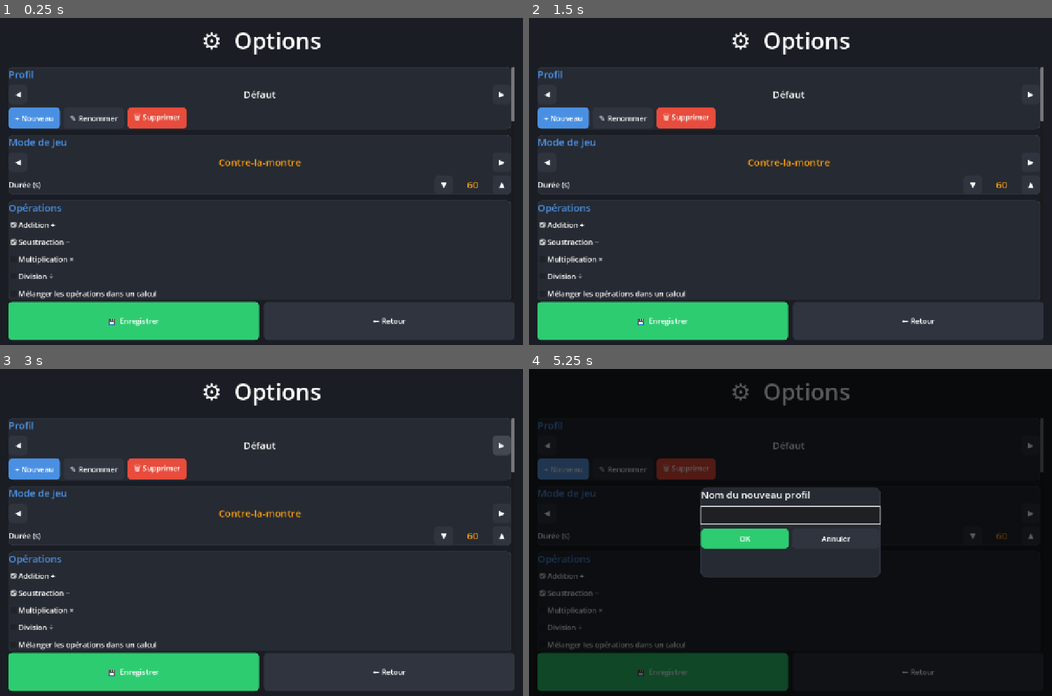
Above: before the commit, frames 1-4 (two rows, left to right).
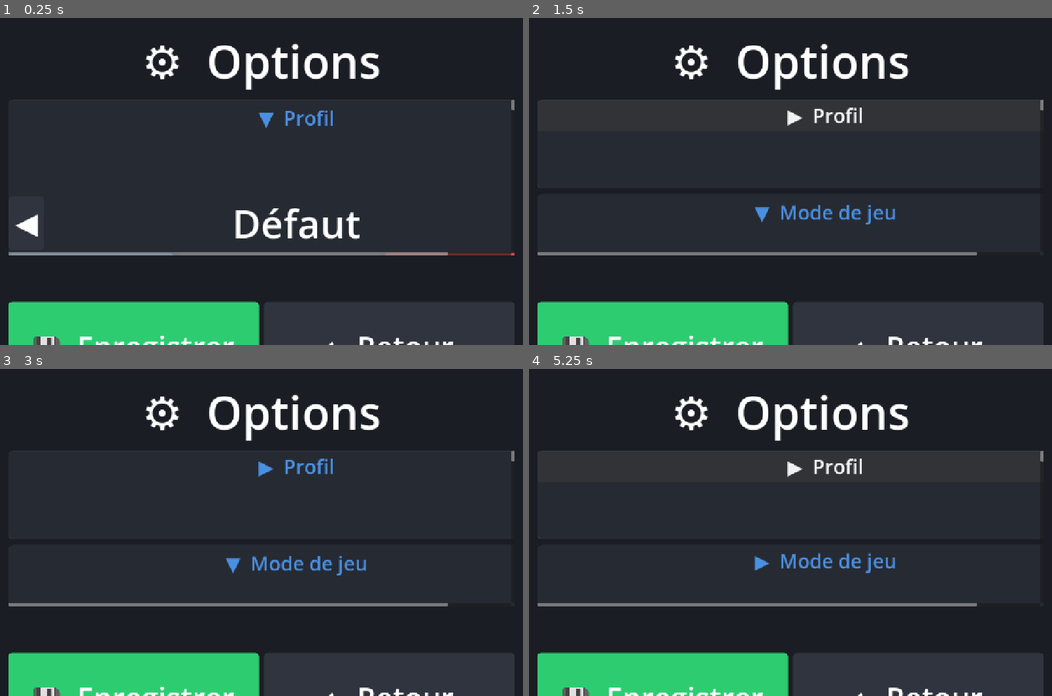
Above: after the commit, the same moments.

Repository: lebienflorian-cmd/Calcul-Mental-Godot-Android
Game: Godot game, scene res://scenes/OptionsScene.tscn
Two runs of this game, one before a commit and one after it. Both use one fixed random seed, a clock stepped at 60 frames per second and the inputs below. This scene is started directly instead of the project's main scene.
Inputs (mouse positions are in pixels of both pictures, inside the frame that each line leads up to):
- Up to frame 1 (0.25 s): no input
- Up to frame 2 (1.5 s): click "◀" at 0.5 s; click (827, 119) at 1.25 s, where only the run after the commit has a clickable "▼ Profil"
- Up to frame 3 (3 s): click (298, 467) at 2 s, where only the run after the commit has a clickable "▶ Profil"; click (502, 444) at 2.75 s, where only the run before the commit has a clickable "▶"
- Up to frame 4 (5.25 s): click (827, 561) at 3.5 s, where only the run after the commit has a clickable "▼ Mode de jeu"; click (827, 561) at 4.25 s, where only the run after the commit has a clickable "▶ Mode de jeu"; click (565, 470) at 5 s, where only the run before the commit has a clickable "+ Nouveau"

The runs differ from the first frame. In frame 1, 9.7% of the frame differs, in the area x 1-99%, y 4-100%; in frame 2, 9.3%; in frame 3, 9.2%; in frame 4, 53%.

Commit message:
Improve Android navigation/back behavior and mobile UI scaling

Diff:
--- a/scripts/autoload/scene_router.gd
+++ b/scripts/autoload/scene_router.gd
@@ -8,6 +8,8 @@
 var _fade_layer: CanvasLayer
 var _fade_rect: ColorRect
 var _busy := false
+var _history: Array[String] = []
+var _current_scene: String = ""
 
 func _ready() -> void:
 	_fade_layer = CanvasLayer.new()
@@ -21,6 +23,17 @@
 	_fade_layer.add_child(_fade_rect)
 
 func goto(scene_path: String) -> void:
+	if _current_scene != "" and _current_scene != scene_path:
+		_history.append(_current_scene)
+	_change_scene(scene_path)
+
+func back(fallback_scene: String = "res://scenes/MainMenu.tscn") -> void:
+	var target := fallback_scene
+	if not _history.is_empty():
+		target = _history.pop_back()
+	_change_scene(target)
+
+func _change_scene(scene_path: String) -> void:
 	if _busy: return
 	_busy = true
 	# Fade in (vers noir)
@@ -28,6 +41,7 @@
 	tw.tween_property(_fade_rect, "color", Color(0, 0, 0, 1), FADE_DURATION)
 	await tw.finished
 	get_tree().change_scene_to_file(scene_path)
+	_current_scene = scene_path
 	# Fade out (depuis noir)
 	await get_tree().create_timer(0.05).timeout
 	var tw2 := create_tween()
--- a/scripts/scenes/end_scene.gd
+++ b/scripts/scenes/end_scene.gd
@@ -85,7 +85,7 @@
 	bottom.add_child(options)
 
 	var menu := _make_btn("🏠  Menu", ThemeManager.SURFACE_2, func():
-		SceneRouter.goto("res://scenes/MainMenu.tscn")
+		SceneRouter.back("res://scenes/MainMenu.tscn")
 	)
 	menu.size_flags_horizontal = Control.SIZE_EXPAND_FILL
 	bottom.add_child(menu)
@@ -278,8 +278,8 @@
 	elif event is InputEventKey and event.pressed:
 		if event.keycode == KEY_ESCAPE or event.keycode == KEY_BACK:
 			get_viewport().set_input_as_handled()
-			SceneRouter.goto("res://scenes/MainMenu.tscn")
+			SceneRouter.back("res://scenes/MainMenu.tscn")
 
 func _notification(what: int) -> void:
 	if what == NOTIFICATION_WM_GO_BACK_REQUEST:
-		SceneRouter.goto("res://scenes/MainMenu.tscn")
+		SceneRouter.back("res://scenes/MainMenu.tscn")
--- a/scripts/scenes/game_scene.gd
+++ b/scripts/scenes/game_scene.gd
@@ -94,15 +94,17 @@
 
 	top_label = Label.new()
 	top_label.add_theme_color_override("font_color", ThemeManager.TEXT)
-	top_label.add_theme_font_size_override("font_size", ThemeManager.scaled_i(ThemeManager.FONT_MED))
+	top_label.add_theme_font_size_override("font_size", ThemeManager.scaled_i(ThemeManager.FONT_LARGE * 2))
 	top_label.size_flags_horizontal = Control.SIZE_EXPAND_FILL
 	top_label.vertical_alignment = VERTICAL_ALIGNMENT_CENTER
+	top_label.horizontal_alignment = HORIZONTAL_ALIGNMENT_CENTER
 	top_hb.add_child(top_label)
 
 	top_right_label = Label.new()
 	top_right_label.add_theme_color_override("font_color", ThemeManager.ACCENT_2)
-	top_right_label.add_theme_font_size_override("font_size", ThemeManager.scaled_i(ThemeManager.FONT_LARGE))
+	top_right_label.add_theme_font_size_override("font_size", ThemeManager.scaled_i(ThemeManager.FONT_LARGE * 2))
 	top_right_label.vertical_alignment = VERTICAL_ALIGNMENT_CENTER
+	top_right_label.position.x -= 24
 	top_hb.add_child(top_right_label)
 
 	# Panneau calcul — premier tiers de l'écran (sous la barre)
@@ -125,7 +127,7 @@
 	var hdr := Label.new()
 	hdr.text = "Calculez mentalement :"
 	hdr.add_theme_color_override("font_color", ThemeManager.TEXT_DIM)
-	hdr.add_theme_font_size_override("font_size", ThemeManager.scaled_i(ThemeManager.FONT_SMALL))
+	hdr.add_theme_font_size_override("font_size", ThemeManager.scaled_i(ThemeManager.FONT_MED))
 	hdr.horizontal_alignment = HORIZONTAL_ALIGNMENT_CENTER
 	calc_vb.add_child(hdr)
 
@@ -274,7 +276,7 @@
 	hint_label.offset_bottom = -8
 	hint_label.text = "Entrée : valider — ‖ : pause"
 	hint_label.add_theme_color_override("font_color", ThemeManager.TEXT_DIM)
-	hint_label.add_theme_font_size_override("font_size", ThemeManager.scaled_i(ThemeManager.FONT_SMALL))
+	hint_label.add_theme_font_size_override("font_size", ThemeManager.scaled_i(ThemeManager.FONT_MED))
 	add_child(hint_label)
 
 # ============================================================
@@ -489,4 +491,4 @@
 func _notification(what: int) -> void:
 	if what == NOTIFICATION_WM_GO_BACK_REQUEST:
 		if pause_overlay != null: return
-		_on_pause()
+		SceneRouter.back("res://scenes/MainMenu.tscn")
--- a/scripts/scenes/main_menu.gd
+++ b/scripts/scenes/main_menu.gd
@@ -33,8 +33,8 @@
 	root.anchor_bottom = 1.0
 	root.offset_left = margin
 	root.offset_right = -margin
-	root.offset_top = 60
-	root.offset_bottom = -40
+	root.offset_top = maxf(120.0, get_viewport_rect().size.y * 0.12)
+	root.offset_bottom = -maxf(40.0, get_viewport_rect().size.y * 0.06)
 	root.add_theme_constant_override("separation", 14)
 	add_child(root)
 
@@ -42,14 +42,10 @@
 	_title_label = Label.new()
 	_title_label.text = "🧮  Calcul Mental"
 	_title_label.add_theme_color_override("font_color", ThemeManager.TEXT)
-	_title_label.add_theme_font_size_override("font_size", ThemeManager.scaled_i(ThemeManager.FONT_TITLE))
+	_title_label.add_theme_font_size_override("font_size", ThemeManager.scaled_i(ThemeManager.FONT_TITLE * 3))
 	_title_label.horizontal_alignment = HORIZONTAL_ALIGNMENT_CENTER
 	root.add_child(_title_label)
-
-	# Espacement
-	var spacer := Control.new()
-	spacer.custom_minimum_size = Vector2(0, 20)
-	root.add_child(spacer)
+	root.add_spacer(true)
 
 	# Boutons principaux
 	_add_menu_button(root, "▶  Jouer",          ThemeManager.ACCENT,   _on_play)
@@ -85,9 +81,9 @@
 func _add_menu_button(parent: Node, label: String, color: Color, cb: Callable) -> Button:
 	var b := Button.new()
 	b.text = label
-	b.custom_minimum_size = Vector2(0, 64)
+	b.custom_minimum_size = Vector2(0, 160)
 	b.add_theme_color_override("font_color", ThemeManager.TEXT)
-	b.add_theme_font_size_override("font_size", ThemeManager.scaled_i(ThemeManager.FONT_LARGE))
+	b.add_theme_font_size_override("font_size", ThemeManager.scaled_i(ThemeManager.FONT_LARGE * 2))
 	b.add_theme_stylebox_override("normal",  ThemeManager.make_button_style(color, 12))
 	b.add_theme_stylebox_override("hover",   ThemeManager.make_button_style(color.lightened(0.1), 12))
 	b.add_theme_stylebox_override("pressed", ThemeManager.make_button_style(color.darkened(0.15), 12))
--- a/scripts/scenes/options_scene.gd
+++ b/scripts/scenes/options_scene.gd
@@ -21,13 +21,13 @@
 	var title := Label.new()
 	title.text = "⚙  Options"
 	title.add_theme_color_override("font_color", ThemeManager.TEXT)
-	title.add_theme_font_size_override("font_size", ThemeManager.scaled_i(ThemeManager.FONT_TITLE))
+	title.add_theme_font_size_override("font_size", ThemeManager.scaled_i(ThemeManager.FONT_TITLE * 2))
 	title.anchor_left = 0.0
 	title.anchor_right = 1.0
 	title.offset_left = 16
 	title.offset_right = -16
-	title.offset_top = 16
-	title.offset_bottom = 110
+	title.offset_top = 28
+	title.offset_bottom = 180
 	title.horizontal_alignment = HORIZONTAL_ALIGNMENT_CENTER
 	add_child(title)
 
@@ -35,8 +35,8 @@
 	scroll = ScrollContainer.new()
 	scroll.anchor_right = 1.0
 	scroll.anchor_bottom = 1.0
-	scroll.offset_top = 120
-	scroll.offset_bottom = -110
+	scroll.offset_top = 200
+	scroll.offset_bottom = -220
 	scroll.offset_left = 20
 	scroll.offset_right = -20
 	add_child(scroll)
@@ -75,33 +75,49 @@
 		_toast("Options enregistrées")
 	)
 	save_btn.size_flags_horizontal = Control.SIZE_EXPAND_FILL
-	save_btn.custom_minimum_size = Vector2(0, 80)
+	save_btn.custom_minimum_size = Vector2(0, 220)
 	bottom.add_child(save_btn)
 
 	var back_btn := _make_btn("← Retour", ThemeManager.SURFACE_2, func():
 		AudioManager.play_sfx("back")
-		SceneRouter.goto("res://scenes/MainMenu.tscn")
+		SceneRouter.back("res://scenes/MainMenu.tscn")
 	)
 	back_btn.size_flags_horizontal = Control.SIZE_EXPAND_FILL
-	back_btn.custom_minimum_size = Vector2(0, 80)
+	back_btn.custom_minimum_size = Vector2(0, 220)
 	bottom.add_child(back_btn)
 
 # ============================================================
 # Sections
 # ============================================================
 func _section(title: String) -> VBoxContainer:
+	var collapsed := false
 	var pc := PanelContainer.new()
 	pc.add_theme_stylebox_override("panel", ThemeManager.make_panel_style(ThemeManager.SURFACE, 12))
 	content_vb.add_child(pc)
 	var vb := VBoxContainer.new()
 	vb.add_theme_constant_override("separation", 8)
 	pc.add_child(vb)
+	var header_btn := Button.new()
+	header_btn.text = "▼  " + title
+	header_btn.add_theme_color_override("font_color", ThemeManager.ACCENT)
+	header_btn.add_theme_font_size_override("font_size", ThemeManager.scaled_i(ThemeManager.FONT_MED * 2))
+	header_btn.add_theme_stylebox_override("normal", ThemeManager.make_button_style(ThemeManager.SURFACE, 8))
+	vb.add_child(header_btn)
+
 	var lbl := Label.new()
-	lbl.text = title
+	lbl.text = ""
 	lbl.add_theme_color_override("font_color", ThemeManager.ACCENT)
-	lbl.add_theme_font_size_override("font_size", ThemeManager.scaled_i(ThemeManager.FONT_MED))
+	lbl.add_theme_font_size_override("font_size", ThemeManager.scaled_i(ThemeManager.FONT_MED * 4))
 	vb.add_child(lbl)
-	return vb
+	var body := VBoxContainer.new()
+	body.add_theme_constant_override("separation", 8)
+	vb.add_child(body)
+	header_btn.pressed.connect(func():
+		collapsed = not collapsed
+		body.visible = not collapsed
+		header_btn.text = ("▶  " if collapsed else "▼  ") + title
+	)
+	return body
 
 func _build_section_profil() -> void:
 	var s := _section("Profil")
@@ -113,7 +129,7 @@
 	var name_lbl := Label.new()
 	name_lbl.text = ProfileManager.current_profile
 	name_lbl.add_theme_color_override("font_color", ThemeManager.TEXT)
-	name_lbl.add_theme_font_size_override("font_size", ThemeManager.scaled_i(ThemeManager.FONT_MED))
+	name_lbl.add_theme_font_size_override("font_size", ThemeManager.scaled_i(ThemeManager.FONT_MED * 4))
 	name_lbl.horizontal_alignment = HORIZONTAL_ALIGNMENT_CENTER
 	name_lbl.size_flags_horizontal = Control.SIZE_EXPAND_FILL
 	hb.add_child(name_lbl)
@@ -153,7 +169,7 @@
 	var lbl := Label.new()
 	lbl.text = GameState.MODE_NAMES[GameState.options.mode]
 	lbl.add_theme_color_override("font_color", ThemeManager.ACCENT_2)
-	lbl.add_theme_font_size_override("font_size", ThemeManager.scaled_i(ThemeManager.FONT_MED))
+	lbl.add_theme_font_size_override("font_size", ThemeManager.scaled_i(ThemeManager.FONT_MED * 4))
 	lbl.horizontal_alignment = HORIZONTAL_ALIGNMENT_CENTER
 	lbl.size_flags_horizontal = Control.SIZE_EXPAND_FILL
 	hb.add_child(lbl)
@@ -263,7 +279,7 @@
 	cb.text = label
 	cb.button_pressed = GameState.options[opt_key]
 	cb.add_theme_color_override("font_color", ThemeManager.TEXT)
-	cb.add_theme_font_size_override("font_size", ThemeManager.scaled_i(ThemeManager.FONT_SMALL))
+	cb.add_theme_font_size_override("font_size", ThemeManager.scaled_i(ThemeManager.FONT_SMALL * 4))
 	cb.toggled.connect(func(p): GameState.set_option(opt_key, p))
 	parent.add_child(cb)
 
@@ -274,7 +290,7 @@
 	var lbl := Label.new()
 	lbl.text = label
 	lbl.add_theme_color_override("font_color", ThemeManager.TEXT)
-	lbl.add_theme_font_size_override("font_size", ThemeManager.scaled_i(ThemeManager.FONT_SMALL))
+	lbl.add_theme_font_size_override("font_size", ThemeManager.scaled_i(ThemeManager.FONT_SMALL * 4))
 	lbl.size_flags_horizontal = Control.SIZE_EXPAND_FILL
 	hb.add_child(lbl)
 	var minus := _make_btn("▼", ThemeManager.SURFACE_2, Callable())
@@ -283,7 +299,7 @@
 	var value_lbl := Label.new()
 	value_lbl.text = str(GameState.options[opt_key])
 	value_lbl.add_theme_color_override("font_color", ThemeManager.ACCENT_2)
-	value_lbl.add_theme_font_size_override("font_size", ThemeManager.scaled_i(ThemeManager.FONT_MED))
+	value_lbl.add_theme_font_size_override("font_size", ThemeManager.scaled_i(ThemeManager.FONT_MED * 4))
 	value_lbl.custom_minimum_size = Vector2(80, 0)
 	value_lbl.horizontal_alignment = HORIZONTAL_ALIGNMENT_CENTER
 	hb.add_child(value_lbl)
@@ -310,7 +326,7 @@
 	var lbl := Label.new()
 	lbl.text = label
 	lbl.add_theme_color_override("font_color", ThemeManager.TEXT)
-	lbl.add_theme_font_size_override("font_size", ThemeManager.scaled_i(ThemeManager.FONT_SMALL))
+	lbl.add_theme_font_size_override("font_size", ThemeManager.scaled_i(ThemeManager.FONT_SMALL * 4))
 	lbl.size_flags_horizontal = Control.SIZE_EXPAND_FILL
 	hb.add_child(lbl)
 	var current = GameState.options[opt_key]
@@ -327,7 +343,7 @@
 	var val_lbl := Label.new()
 	val_lbl.text = str(choices[idx])
 	val_lbl.add_theme_color_override("font_color", ThemeManager.ACCENT_2)
-	val_lbl.add_theme_font_size_override("font_size", ThemeManager.scaled_i(ThemeManager.FONT_SMALL))
+	val_lbl.add_theme_font_size_override("font_size", ThemeManager.scaled_i(ThemeManager.FONT_SMALL * 4))
 	val_lbl.custom_minimum_size = Vector2(120, 0)
 	val_lbl.horizontal_alignment = HORIZONTAL_ALIGNMENT_CENTER
 	hb.add_child(val_lbl)
@@ -349,7 +365,7 @@
 	b.text = label
 	b.custom_minimum_size = Vector2(0, 48)
 	b.add_theme_color_override("font_color", ThemeManager.TEXT)
-	b.add_theme_font_size_override("font_size", ThemeManager.scaled_i(ThemeManager.FONT_SMALL))
+	b.add_theme_font_size_override("font_size", ThemeManager.scaled_i(ThemeManager.FONT_SMALL * 4))
 	b.add_theme_stylebox_override("normal", ThemeManager.make_button_style(color, 10))
 	b.add_theme_stylebox_override("hover",  ThemeManager.make_button_style(color.lightened(0.1), 10))
 	b.add_theme_stylebox_override("pressed",ThemeManager.make_button_style(color.darkened(0.15), 10))
@@ -389,11 +405,11 @@
 	var l := Label.new()
 	l.text = prompt
 	l.add_theme_color_override("font_color", ThemeManager.TEXT)
-	l.add_theme_font_size_override("font_size", ThemeManager.scaled_i(ThemeManager.FONT_MED))
+	l.add_theme_font_size_override("font_size", ThemeManager.scaled_i(ThemeManager.FONT_MED * 4))
 	vb.add_child(l)
 	var le := LineEdit.new()
 	le.text = initial
-	le.add_theme_font_size_override("font_size", ThemeManager.scaled_i(ThemeManager.FONT_MED))
+	le.add_theme_font_size_override("font_size", ThemeManager.scaled_i(ThemeManager.FONT_MED * 4))
 	vb.add_child(le)
 	var hb := HBoxContainer.new()
 	hb.add_theme_constant_override("separation", 8)
@@ -416,11 +432,7 @@
 	elif event is InputEventKey and event.pressed:
 		if event.keycode == KEY_ESCAPE or event.keycode == KEY_BACK:
 			get_viewport().set_input_as_handled()
-			SceneRouter.goto("res://scenes/MainMenu.tscn")
-
-func _notification(what: int) -> void:
-	if what == NOTIFICATION_WM_GO_BACK_REQUEST:
-		SceneRouter.goto("res://scenes/MainMenu.tscn")
+			SceneRouter.back("res://scenes/MainMenu.tscn")
 
 func _toast(msg: String) -> void:
 	var layer := CanvasLayer.new()
@@ -439,10 +451,15 @@
 	var l := Label.new()
 	l.text = msg
 	l.add_theme_color_override("font_color", ThemeManager.TEXT)
-	l.add_theme_font_size_override("font_size", ThemeManager.scaled_i(ThemeManager.FONT_SMALL))
+	l.add_theme_font_size_override("font_size", ThemeManager.scaled_i(ThemeManager.FONT_SMALL * 4))
 	l.horizontal_alignment = HORIZONTAL_ALIGNMENT_CENTER
 	pc.add_child(l)
 	var tw := create_tween()
 	tw.tween_interval(1.6)
 	tw.tween_property(pc, "modulate:a", 0.0, 0.3)
 	tw.tween_callback(func(): layer.queue_free())
+
+
+func _notification(what: int) -> void:
+	if what == NOTIFICATION_WM_GO_BACK_REQUEST:
+		SceneRouter.back("res://scenes/MainMenu.tscn")
--- a/scripts/scenes/pause_overlay.gd
+++ b/scripts/scenes/pause_overlay.gd
@@ -7,8 +7,8 @@
 func _ready() -> void:
 	process_mode = Node.PROCESS_MODE_ALWAYS
 	var vp := get_viewport_rect().size
-	var pw := min(vp.x * 0.88, 600.0)
-	var ph := min(vp.y * 0.82, 680.0)
+	var pw := min(vp.x * 0.96, 1200.0)
+	var ph := min(vp.y * 0.90, 1800.0)
 
 	# Fond sombre
 	var bg := ColorRect.new()
@@ -37,7 +37,7 @@
 	var title := Label.new()
 	title.text = "⏸  PAUSE"
 	title.add_theme_color_override("font_color", ThemeManager.TEXT)
-	title.add_theme_font_size_override("font_size", ThemeManager.scaled_i(ThemeManager.FONT_TITLE))
+	title.add_theme_font_size_override("font_size", ThemeManager.scaled_i(ThemeManager.FONT_TITLE * 2))
 	title.horizontal_alignment = HORIZONTAL_ALIGNMENT_CENTER
 	vb.add_child(title)
 
@@ -82,9 +82,9 @@
 func _add_button(parent: Node, label: String, color: Color, cb: Callable) -> void:
 	var b := Button.new()
 	b.text = label
-	b.custom_minimum_size = Vector2(0, 72)
+	b.custom_minimum_size = Vector2(0, 280)
 	b.add_theme_color_override("font_color", ThemeManager.TEXT)
-	b.add_theme_font_size_override("font_size", ThemeManager.scaled_i(ThemeManager.FONT_LARGE))
+	b.add_theme_font_size_override("font_size", ThemeManager.scaled_i(ThemeManager.FONT_LARGE * 2))
 	b.add_theme_stylebox_override("normal", ThemeManager.make_button_style(color, 12))
 	b.add_theme_stylebox_override("hover",  ThemeManager.make_button_style(color.lightened(0.1), 12))
 	b.add_theme_stylebox_override("pressed",ThemeManager.make_button_style(color.darkened(0.15), 12))
--- a/scripts/scenes/rules_scene.gd
+++ b/scripts/scenes/rules_scene.gd
@@ -102,7 +102,7 @@
 	back.add_theme_stylebox_override("hover",  ThemeManager.make_button_style(ThemeManager.BORDER, 10))
 	back.pressed.connect(func():
 		AudioManager.play_sfx("back")
-		SceneRouter.goto("res://scenes/MainMenu.tscn")
+		SceneRouter.back("res://scenes/MainMenu.tscn")
 	)
 	add_child(back)
 
@@ -134,8 +134,8 @@
 	elif event is InputEventKey and event.pressed:
 		if event.keycode == KEY_ESCAPE or event.keycode == KEY_BACK:
 			get_viewport().set_input_as_handled()
-			SceneRouter.goto("res://scenes/MainMenu.tscn")
+			SceneRouter.back("res://scenes/MainMenu.tscn")
 
 func _notification(what: int) -> void:
 	if what == NOTIFICATION_WM_GO_BACK_REQUEST:
-		SceneRouter.goto("res://scenes/MainMenu.tscn")
+		SceneRouter.back("res://scenes/MainMenu.tscn")
--- a/scripts/scenes/scores_scene.gd
+++ b/scripts/scenes/scores_scene.gd
@@ -160,7 +160,7 @@
 	bottom.add_child(clear_btn)
 
 	var back := _make_btn("← Retour", ThemeManager.SURFACE_2, func():
-		SceneRouter.goto("res://scenes/MainMenu.tscn")
+		SceneRouter.back("res://scenes/MainMenu.tscn")
 	)
 	back.size_flags_horizontal = Control.SIZE_EXPAND_FILL
 	bottom.add_child(back)
@@ -283,11 +283,11 @@
 	elif event is InputEventKey and event.pressed:
 		if event.keycode == KEY_ESCAPE or event.keycode == KEY_BACK:
 			get_viewport().set_input_as_handled()
-			SceneRouter.goto("res://scenes/MainMenu.tscn")
+			SceneRouter.back("res://scenes/MainMenu.tscn")
 
 func _notification(what: int) -> void:
 	if what == NOTIFICATION_WM_GO_BACK_REQUEST:
-		SceneRouter.goto("res://scenes/MainMenu.tscn")
+		SceneRouter.back("res://scenes/MainMenu.tscn")
 
 # ============================================================
 # Sous-classe : graphique simple
